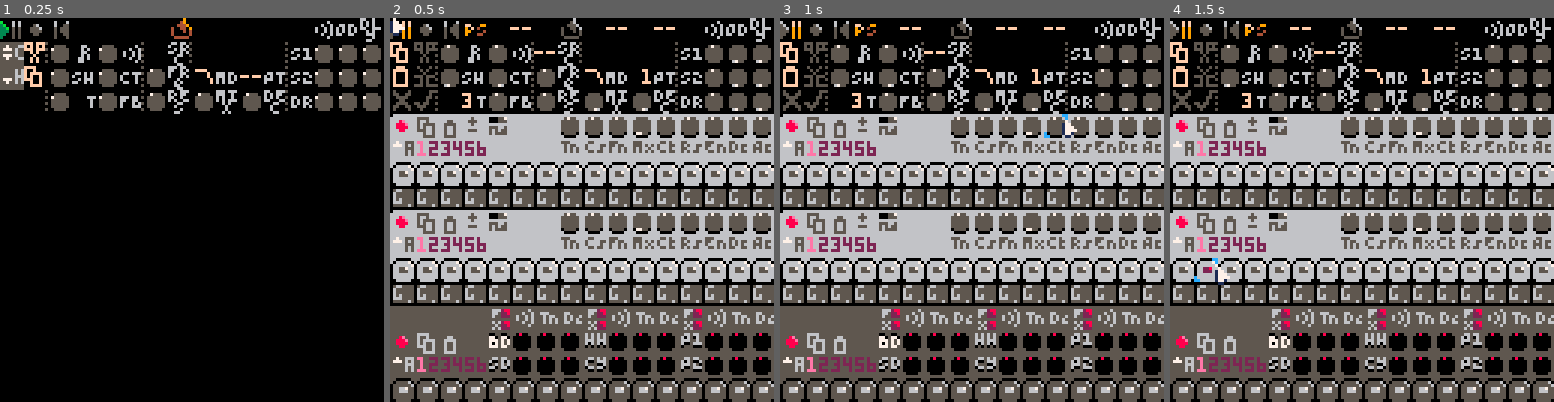
Above: before the commit, frames 1-4 (left to right).
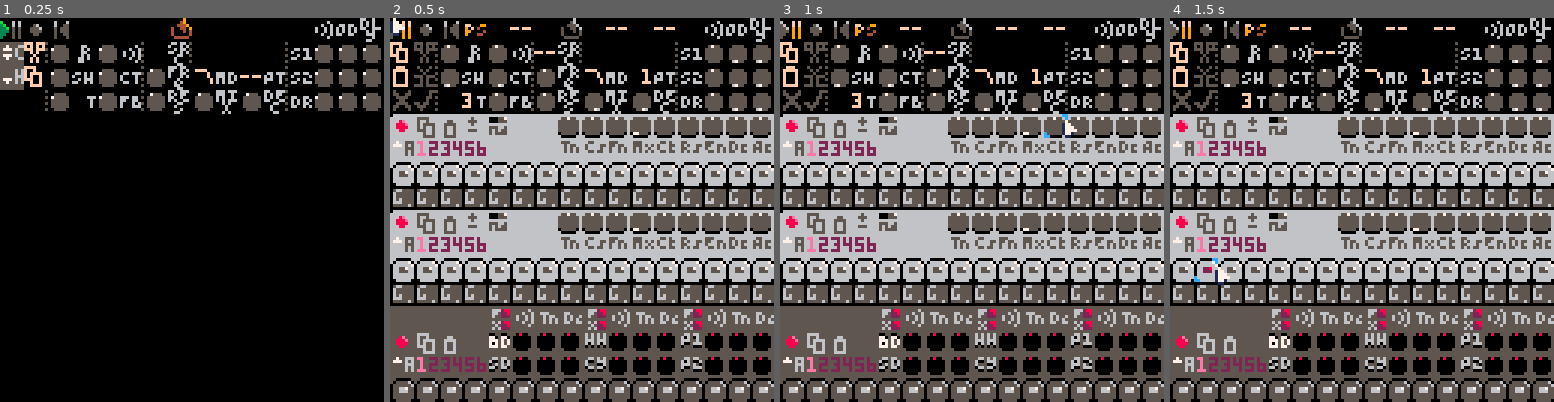
Above: after the commit, the same moments.

Repository: luchak/rp8
Game: PICO-8 cartridge rp8.p8
Two runs of this game, one before a commit and one after it. Both use one fixed random seed, a clock stepped at 60 frames per second and the inputs below.
Inputs (mouse positions are in pixels of both pictures, inside the frame that each line leads up to):
- Up to frame 1 (0.25 s): no input
- Up to frame 2 (0.5 s): no input
- Up to frame 3 (1 s): click (1060, 121) at 0.67 s
- Up to frame 4 (1.5 s): click (1216, 267) at 1.22 s

Frame 1 is identical in both runs. In frame 2, 0.9% of the frame differs, in the area x 43-96%, y 25-57%; in frame 3, 0.8%; in frame 4, 0.9%.

Commit message:
Tweak synth dial style again

Diff:
--- a/rp8.p8
+++ b/rp8.p8
@@ -190,22 +190,22 @@
 06666666066666660666666605555555055555550555555500000000066006660660066606600606665556666656656665556656666666660000000000000000
 06666666066666660666666605555555055555550555555500000000000000000000000000000000666666666656656666656656666666660000000000000000
 00666660006666600066666000555550005555500055555000000000000000000000000000000000666666666655556666655556666666660000000000000000
-66000006660000066600000655000005550000055500000500000000000000050000000000000000660060000000000000000000000000000000000000000000
-60666670606666706066667050555560505555605055556000000000000006000006600000000000606060000000000000000000000000000000000000000000
-06666667066666670666666705555556055555560555555600000000000600650006060006606600606060000000000000000000000000000000000000000000
-06633b6606688e6606699a6605533b5505588e5505599a5500000000060060600006600060606060660066600000000000000000000000000000000000000000
-06633366066888660669996605533355055888550559995500000000060060650006060060606060006060000000000000000000000000000000000000000000
-06666666066666660666666605555555055555550555555500000000000600600066060066006600006660000000000000000000000000000000000000000000
-06666666066666660666666605555555055555550555555500000000000006050066000000000000000060000000000000000000000000000000000000000000
-00666660006666600066666000555550005555500055555000000000000000000000000000000000006600000000000000000000000000000000000000000000
+66000006660000066600000655000005550000055500000500000000000000050000000000000000660060000000000000000000000000000000000066666666
+60666670606666706066667050555560505555605055556000000000000006000006600000000000606060000000000000000000000000000000000065555566
+06666667066666670666666705555556055555560555555600000000000600650006060006606600606060000000000000000000000000000000000055555556
+06633b6606688e6606699a6605533b5505588e5505599a5500000000060060600006600060606060660066600000000000000000000000000000000055555556
+06633366066888660669996605533355055888550559995500000000060060650006060060606060006060000000000000000000000000000000000055555556
+06666666066666660666666605555555055555550555555500000000000600600066060066006600006660000000000000000000000000000000000055555556
+06666666066666660666666605555555055555550555555500000000000006050066000000000000000060000000000000000000000000000000000007755506
+00666660006666600066666000555550005555500055555000000000000000000000000000000000006600000000000000000000000000000000000060000066
 66666666666666666666666666666666666666666666666666666666666666666666666666666666666666666666666666666666666666666666666666666666
-66555566665555666655556666555566665555666655556666755566665755666655756666555766665555666655556666555566665555666655556666555566
-65555556655555566555555665555556655555566755555665555556655555566555555665555556655555766555555665555556655555566555555665555556
-65555556655555566555555665555556675555566555555665555556655555566555555665555556655555566555557665555556655555566555555665555556
-65555556655555566555555667555556655555566555555665555556655555566555555665555556655555566555555665555576655555566555555665555556
-65555556655555566755555665555556655555566555555665555556655555566555555665555556655555566555555665555556655555766555555665555556
-60775506607555066055550660555506605555066055550660555506605555066055550660555506605555066055550660555506605555066055570660557706
-66000066660000666600006666000066660000666600006666000066660000666600006666000066660000666600006666000066660000666600006666000066
+65555566655555666555556665555566655555666755556665755566655755666555756665555766655555666555556665555566655555666555556665555566
+55555556555555565555555655555556755555565555555655555556555555565555555655555556555555765555555655555556555555565555555655555556
+55555556555555565555555675555556555555565555555655555556555555565555555655555556555555565555557655555556555555565555555655555556
+55555556555555567555555655555556555555565555555655555556555555565555555655555556555555565555555655555576555555565555555655555556
+55555556755555565555555655555556555555565555555655555556555555565555555655555556555555565555555655555556555555765555555655555556
+07555506055555060555550605555506055555060555550605555506055555060555550605555506055555060555550605555506055555060555570605557706
+60000066600000666000006660000066600000666000006660000066600000666000006660000066600000666000006660000066600000666000006660000066
 00000000000000000000000000000000000000000000000000000000000000000000000000000000000000000000000000000000000000000000000000000000
 05665555056656560665555506655656066655550666555506665656056655550566565606665555066656560666555505665555056656560665555506655656
 06555555065556660656555506565666065555550655555506555666065555550655566606565555065656660656555506555555065556660656555506565666
--- a/ui.lua
+++ b/ui.lua
@@ -349,7 +349,7 @@
  {x=120,o=14,tt="accent depth"}
  ))
  (fn (d) (add_ui
-  (dial_new (@ $d x) $yp 48 16 (+ $base_idx (@ $d o)) (@ $d tt))
+  (dial_new (@ $d x) $yp 47 17 (+ $base_idx (@ $d o)) (@ $d tt))
  ))
 )
 (add_ui
